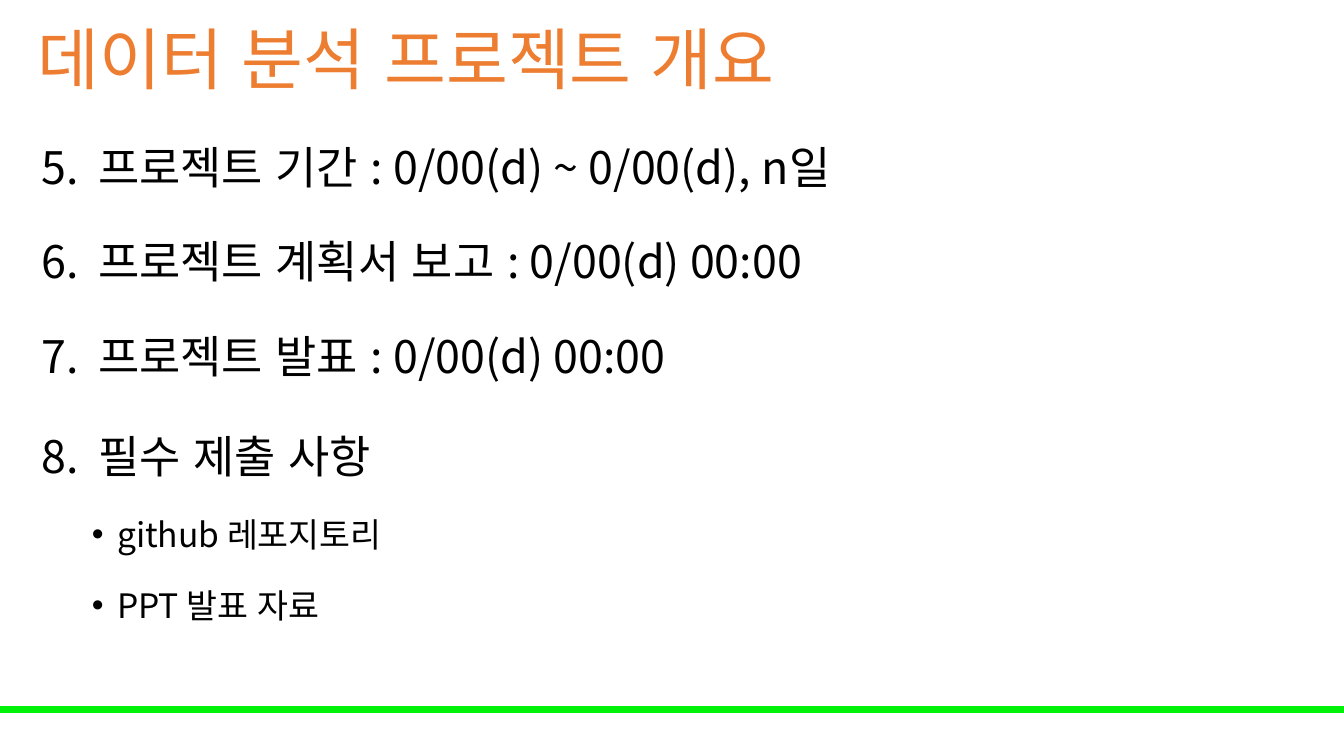
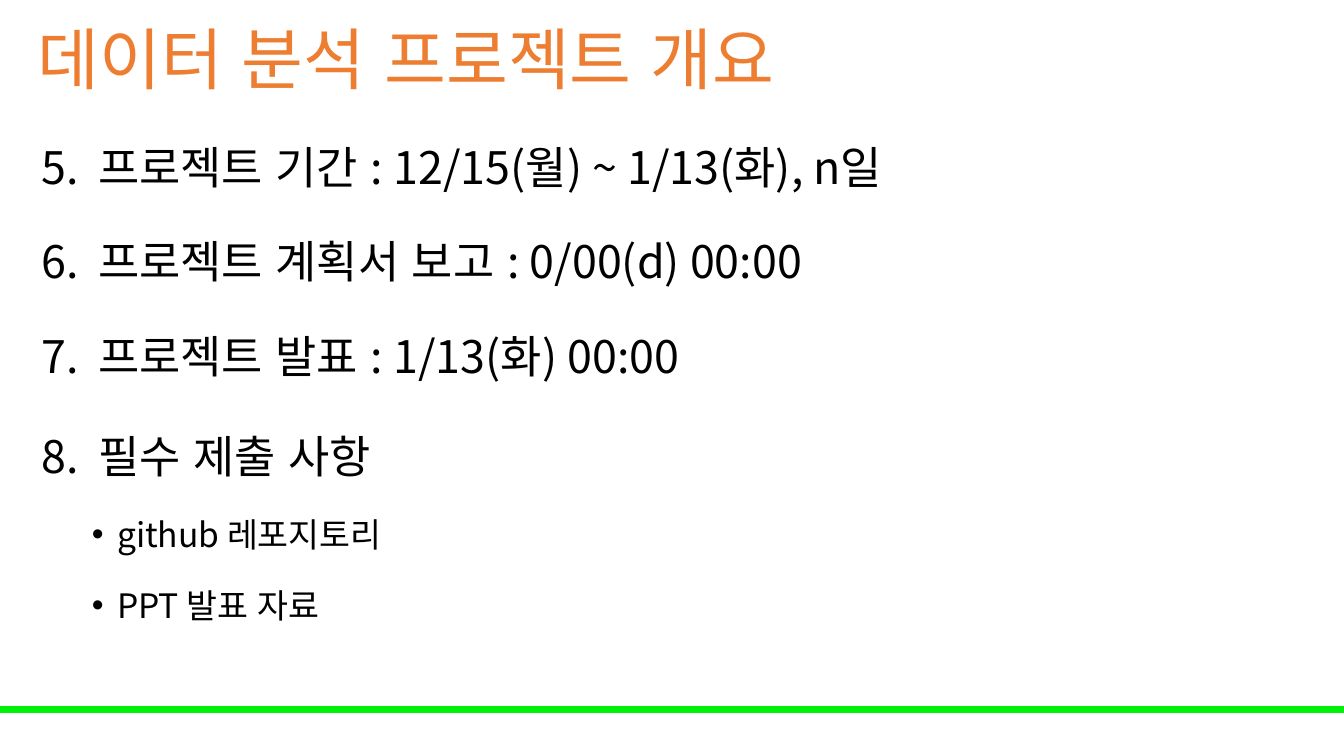
Before and after one commit to Leader-Lesson/KDT_RE_5th, a slide deck: slide 3 of material/3_데이터분석/11_데이터분석프로젝트.pptx. Drawn at 1344x756 pixels with LibreOffice and Linux fonts; fonts in the diff are those of the drawing; background and template pictures are left out. Boxes give left, top, right and bottom in pixels: in the first picture for what was removed or moved away, otherwise in the second. Text is boxed around its words. In the diff, an @@ line names an element or a change of style, - is before the commit and + after.

```diff
--- a/material/3_데이터분석/11_데이터분석프로젝트.pptx
+++ b/material/3_데이터분석/11_데이터분석프로젝트.pptx
@@ text at (98,147,883,193): text changed @@
-5. 프로젝트 기간 : 0/00(d) ~ 0/00(d), n일
+5. 프로젝트 기간 : 12/15(월) ~ 1/13(화), n일
@@ text at (98,336,679,382): text changed @@
-7. 프로젝트 발표 : 0/00(d) 00:00
+7. 프로젝트 발표 : 1/13(화) 00:00
```
Also in this commit, not shown: 1 other file.
